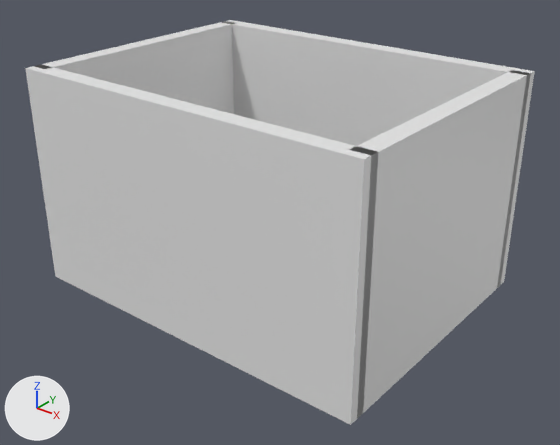
One commit to the Blender file room.blend: the scene before it, then after it.
Rendered twice from a 50 mm lens placed at (4.98, -6.19, 4.54), pointed at (0.14, -0.14, 0.79). The axes (+X, +Y, +Z) are drawn at lower left. The lights are the same throughout. The same objects are shown in both versions, whatever each file hides.

Names of what the first picture shows: 'Cube', 'Cube.001', 'wall', 'wall.001'.
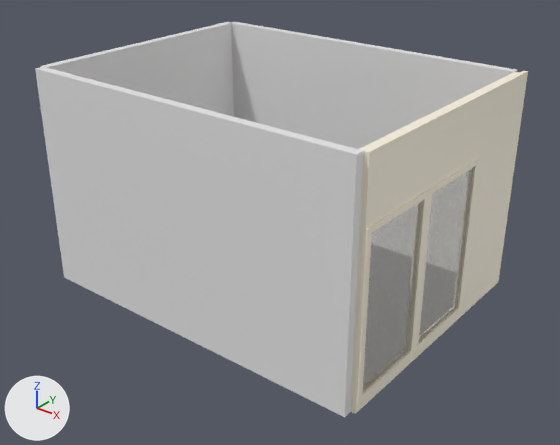
Patch to the scene script:
```diff
--- a/room.blend.py
+++ b/room.blend.py
@@ mat_grass @@
+mat_grass = bpy.data.materials.new('grass')
+# nodes: BsdfGlass, BsdfPrincipled, MixShader, OutputMaterial, ValToRGB
+# colours: white #fff7e2
@@ mat_wall @@
+mat_wall = bpy.data.materials.new('wall')
+# nodes: BsdfPrincipled, OutputMaterial, ValToRGB
+# colours: grey #b7b1a2, white #fff7e2
@@ me_cube_009 @@
 # used by ob_wall_001; location = (2.0, 0.0, 1.2); scale = (0.1, 1.5, 1.25)
-me_cube_009.from_pydata(...)  # 8 vertices, 6 faces; spans x -1.0..1.0, y -1.0..1.0, z -1.0..1.0
+me_cube_009.from_pydata(...)  # 84 vertices, 82 faces; spans x -1.35..1.38, y -1.0..1.0, z -1.0..1.0
+# me_cube_009 part 1: 76 vertices added at x -1.35..1.38, y -1.0..1.0, z -1.0..1.0
+me_cube_009.materials.append(mat_wall)
+me_cube_009.materials.append(mat_grass)
@@ ob_wall @@
 ob_wall.location = (-2.0, 0.0, 1.2)
-ob_wall.scale = (0.1, 1.5, 1.25)
+ob_wall.scale = (0.05, 1.5, 1.25)
@@ ob_wall_001 @@
 ob_wall_001 = bpy.data.objects.new('wall.001', me_cube_009)
-ob_wall_001.location = (2.0, 0.0, 1.2)
-ob_wall_001.scale = (0.1, 1.5, 1.25)
+ob_wall_001.location = (2.0, 0.05, 1.2)
+ob_wall_001.scale = (0.05, 1.5, 1.25)
@@ ob_cube @@
 ob_cube.location = (0.0, 1.5, 1.2)
-ob_cube.scale = (2.1, 0.1, 1.25)
+ob_cube.scale = (2.0, 0.05, 1.25)
@@ ob_cube_001 @@
 ob_cube_001.location = (0.0, -1.5, 1.2)
-ob_cube_001.scale = (2.1, 0.1, 1.25)
+ob_cube_001.scale = (2.0, 0.05, 1.25)
```

Boxes (x1, y1, x2, y2) around the edits, measured in the pictures (560 x 445 px):
'Cube.001', rescaled (7% narrower)
    before: (25, 65, 378, 425)
    after: (35, 67, 364, 417)
'wall.001', reshaped, moved, rescaled
    before: (349, 70, 531, 419)
    after: (351, 70, 528, 414)
'Cube', rescaled
    before: (228, 20, 535, 288)
    after: (229, 21, 522, 149)
'wall', rescaled
    before: (35, 21, 235, 114)
    after: (40, 22, 234, 117)
part 1 of me_cube_009, added
    after: (351, 70, 528, 414)
